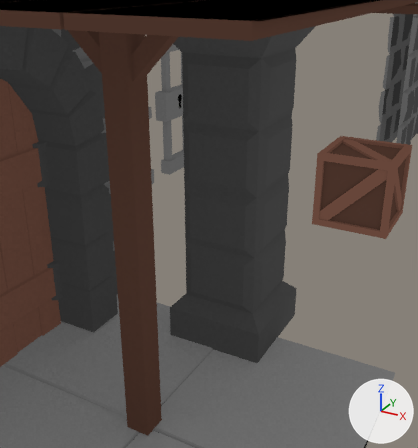
Before and after pictures for a commit that changed the Blender file blender/props.blend.
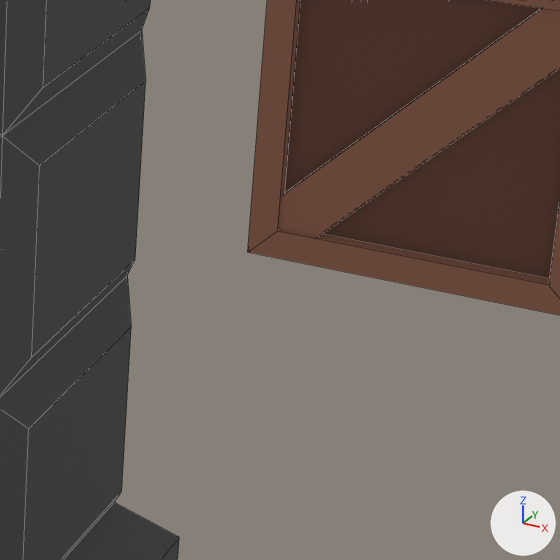
There are two pictures of each version: one from a camera (50 mm lens) standing at (0.682, -1.907, 1.034) and looking at (-0.299, -0.124, 0.143), one close up on the part from 61% to 91% of the width and 37% to 66% of the height. The lights are fixed; the arrows at lower right show +X, +Y and +Z. The close-ups show mesh edges as thin lines.

Names of what the first close-up shows: 'Pillar1', 'WoodenCrate'.
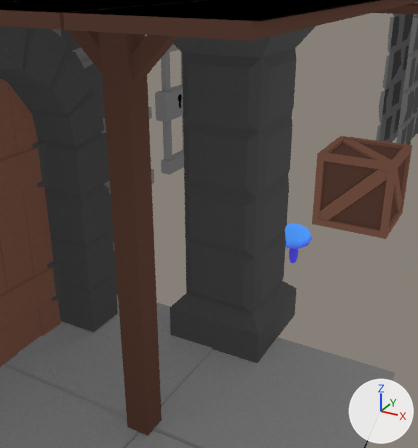
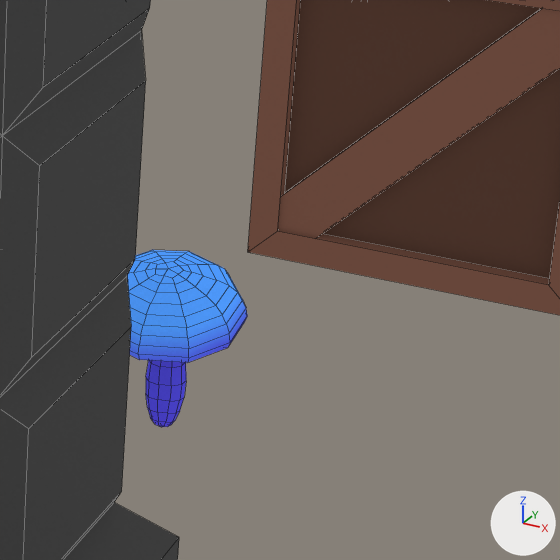
Commit message: Added glowing mushroom

The change, as JSON lines over the scene's bpy script:
```json
{"op": "add", "block": "me_bluemushroom", "code": ["me_bluemushroom = bpy.data.meshes.new('BlueMushroom')", "me_bluemushroom.from_pydata(...)  # 212 vertices, 210 faces; spans x -0.065..0.064, y -0.063..0.07, z -0.007..0.146", "me_bluemushroom.materials.append(mat_previewmaterial)"]}
{"op": "add", "block": "ob_bluemushroom", "code": ["ob_bluemushroom = bpy.data.objects.new('BlueMushroom', me_bluemushroom)", "ob_bluemushroom.location = (0.0, 0.0, 0.0)"]}
```

Location of each change, [x1, y1, x2, y2] in pixels of the close-ups (560 x 560 px):
```json
{"object": "BlueMushroom", "change": "added", "after": [127, 250, 247, 427]}
```
